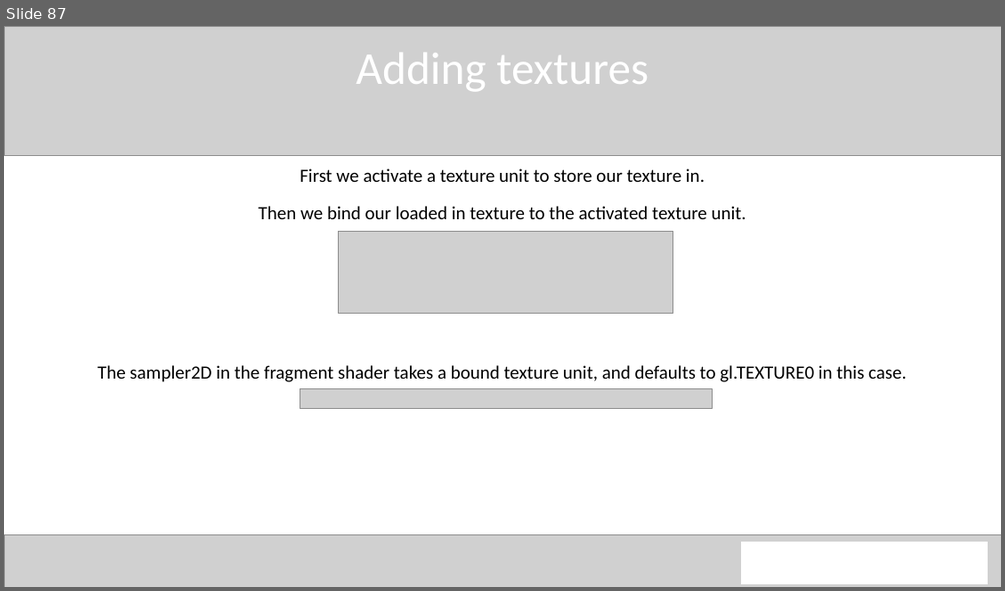
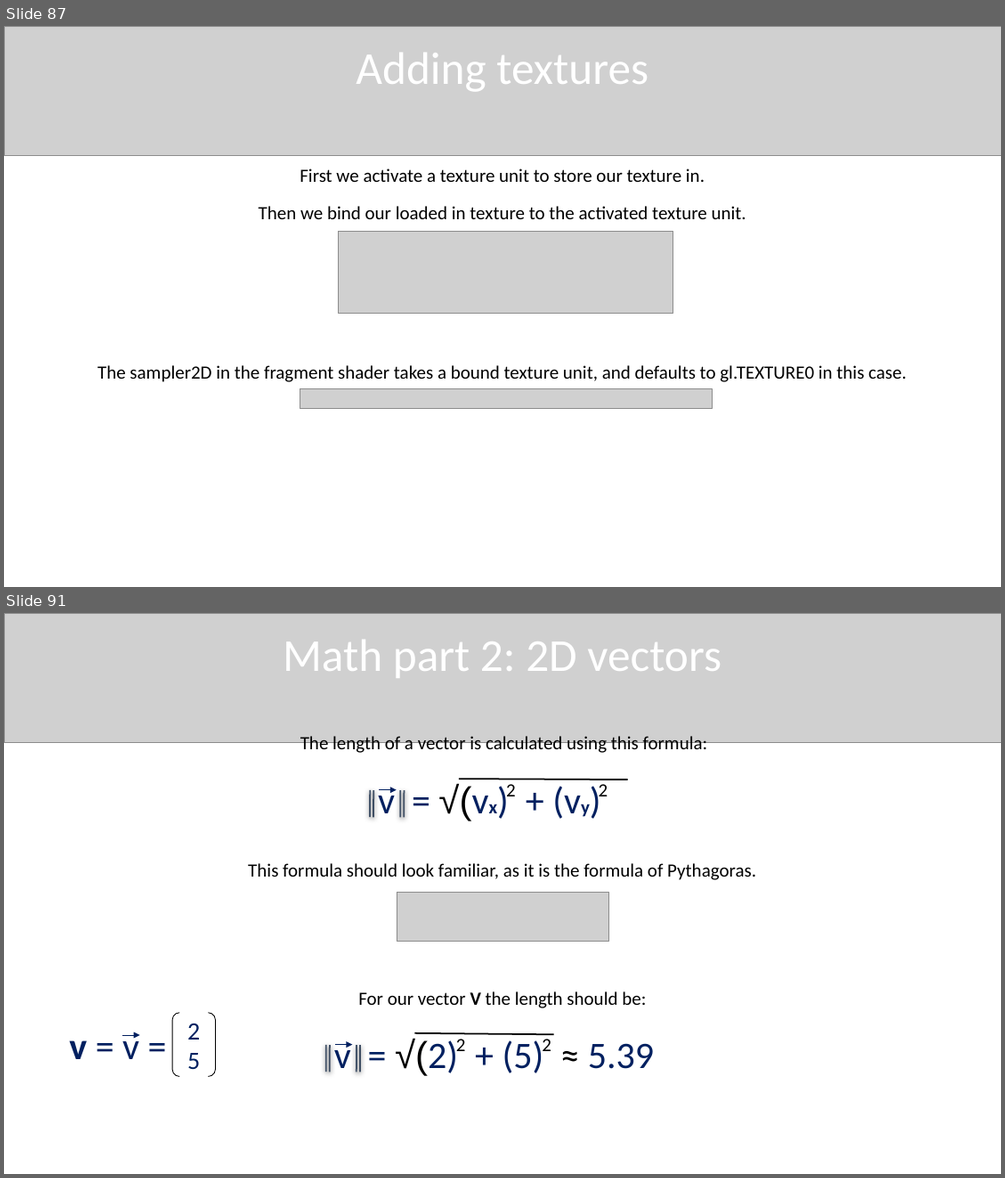
Before and after one commit to QuincyJacobs/WebGLTutorial, a slide deck: Presentation/Presentation WebGL.pptx. Shown one above the other, each under a label of ours: slide 87 before the commit, slides 87 and 91 after it; the slides between them are not shown. The pictures are 1005x591 and 1005x1178 pixels, drawn with LibreOffice and Linux fonts; fonts in the diff are those of the drawing; grey boxes stand for pictures. Boxes give left, top, right and bottom in pixels: in the first picture for what was removed or moved away, otherwise in the second. Text is boxed around its words. In the diff, an @@ line names an element or a change of style, - is before the commit and + after.

```diff
--- a/Presentation/Presentation WebGL.pptx
+++ b/Presentation/Presentation WebGL.pptx
@@ slide 91 added at box(4, 613, 1001, 1174), background #FFFFFF @@
@@ picture added at box(4, 613, 1001, 743) @@
@@ text added at box(283, 640, 721, 678), 44 pt, text #FFFFFF @@
+Math part 2: 2D vectors
@@ text added at box(300, 736, 708, 755), 18 pt, text #000000 @@
+The length of a vector is calculated using this formula:
@@ line added from (370, 817) to (370, 790), #44546A 1.5 pt @@
@@ line added from (373, 817) to (373, 790), #44546A 1.5 pt @@
@@ text added at box(378, 787, 395, 813), 36 pt, text #002060 @@
+v = √(vx) + (vy)
@@ arrow added from (380, 790) to (396, 790), #002060 0.75 pt @@
@@ line added from (400, 817) to (400, 790), #44546A 1.5 pt @@
@@ line added from (404, 817) to (404, 790), #44546A 1.5 pt @@
@@ line added from (628, 779) to (459, 779), #000000 1.5 pt @@
@@ text added at box(506, 784, 516, 796), 18 pt, text #000000 @@
+2
@@ text added at box(599, 784, 608, 796), 18 pt, text #000000 @@
+2
@@ text added at box(248, 863, 756, 880), 18 pt, text #000000 @@
+This formula should look familiar, as it is the formula of Pythagoras.
@@ picture added at box(396, 892, 608, 941) @@
@@ bracket pair added at box(172, 1013, 216, 1076), outline #000000 0.75 pt, 24 pt, text #002060 @@
+2
+5
@@ text added at box(358, 991, 646, 1008), 18 pt, text #000000 @@
+For our vector V the length should be:
@@ text added at box(69, 1032, 139, 1059), 36 pt, text #002060 @@
+v = v =
@@ arrow added from (123, 1035) to (140, 1035), #002060 0.75 pt @@
@@ text added at box(334, 1038, 654, 1076), 36 pt, text #002060 @@
+v = √(2) + (5) ≈ 5.39
@@ line added from (414, 1033) to (554, 1034), #000000 1.5 pt @@
@@ text added at box(456, 1038, 466, 1051), 18 pt, text #000000 @@
+2
@@ text added at box(542, 1038, 551, 1051), 18 pt, text #000000 @@
+2
@@ line added from (326, 1071) to (326, 1045), #44546A 1.5 pt @@
@@ line added from (329, 1072) to (330, 1046), #44546A 1.5 pt @@
@@ arrow added from (335, 1045) to (353, 1045), #002060 0.75 pt @@
@@ line added from (356, 1072) to (357, 1046), #44546A 1.5 pt @@
@@ line added from (360, 1071) to (360, 1045), #44546A 1.5 pt @@
@@ slide 87 changed as well @@
@@ picture removed at box(4, 534, 1001, 587) @@
@@ rectangle removed at box(741, 543, 987, 584) @@
```
Also in this commit, not shown: 86 other slides changed, 2 other slides added, 1 other file.
